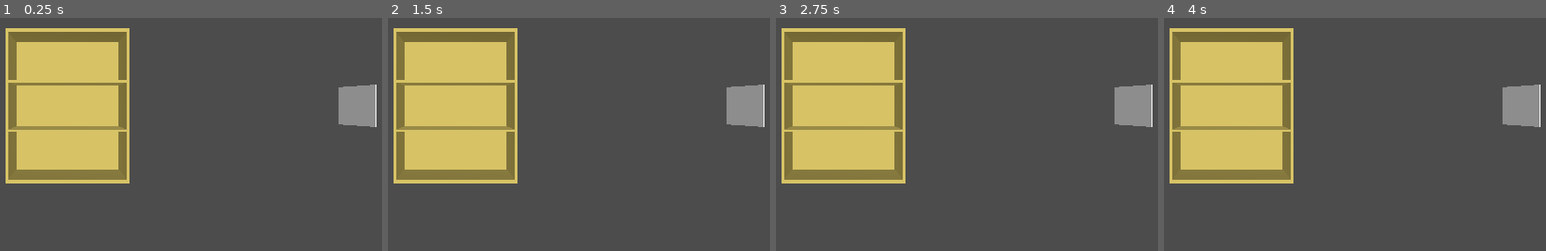
Above: before the commit, frames 1-4 (left to right).
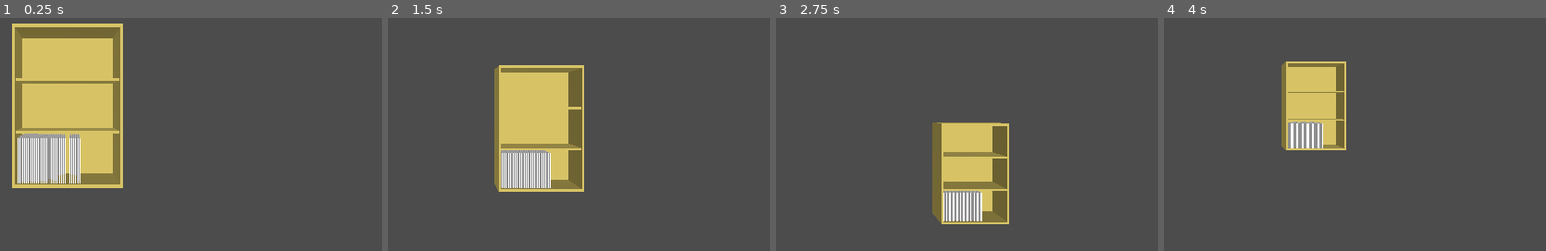
Above: after the commit, the same moments.

Repository: andrew-wilkes/vinyl
Game: Godot game, scene res://scenes/Music.tscn
Same seed, same stepped clock (60 frames per second), same inputs: the game is played once before the commit and once after it. This scene is started directly instead of the project's main scene.
Inputs:
- Up to frame 1 (0.25 s): no input
- Up to frame 2 (1.5 s): tap Enter at 0.5 s; hold D 0.53-1.28 s; hold Z 0.53-1.28 s; tap X at 0.8, 1.35 s; hold S from 1.28 s (still down)
- Up to frame 3 (2.75 s): tap Z at 1.55 s; release S at 2.03 s; hold D from 2.03 s (still down); hold Z from 2.03 s (still down); tap X at 2.3 s
- Up to frame 4 (4 s): release D at 2.78 s; release Z at 2.78 s; hold W 2.78-3.53 s; tap X at 2.85, 3.8 s; tap Z at 3.05 s; hold A from 3.53 s (still down); hold Z from 3.53 s (still down)

The runs differ from the first frame. In frame 1, 12% of the frame differs, in the area x 1-99%, y 2-74%; in frame 2, 32%; in frame 3, 32%, in the area x 1-99%, y 4-89%; in frame 4, 28%.

Commit message:
Improve camera controls

Diff:
--- a/src/scenes/Music.gd
+++ b/src/scenes/Music.gd
@@ -10,10 +10,10 @@
 const thick_wood = 0.024
 const shelf_depth = 0.32
 const outer_depth = 0.34
-const vspace = 0.32
+const vspace = 0.34
 const record_thickness = 0.006
 const record_size = 0.31
-const record_gap = 0.002
+const record_gap = 0.008
 
 onready var wood = $Shelves/Wood
 onready var lp = $LP
@@ -24,7 +24,14 @@
 var y_spacing
 
 func _ready():
-	build_shelves(100, 3)
+	build_shelves(50, 3)
+	lp.translation = get_record_position(0, 0)
+	var x = lp.translation.x
+	for n in 30:
+		x += record_gap + record_thickness
+		var lp2 = lp.duplicate()
+		lp2.translation.x = x
+		add_child(lp2)
 
 
 func calc_cabinet_width(x_capacity):
@@ -38,7 +45,7 @@
 
 
 func get_record_position(x: int, y: int):
-	return Vector3((xoff + x) * x_spacing, (yoff + y) * y_spacing + record_size / 2, record_size / 2)
+	return Vector3((xoff + x) * x_spacing, (yoff + y) * y_spacing - (vspace - record_size) / 2, record_size / 2)
 
 
 func build_shelves(x_capacity: int, y_capacity: int):
--- a/src/scenes/Music.tscn
+++ b/src/scenes/Music.tscn
@@ -12,14 +12,18 @@
 [node name="OrbitCamera" type="Spatial" parent="."]
 script = ExtResource( 3 )
 
-[node name="Camera" type="Camera" parent="OrbitCamera"]
+[node name="YAxis" type="Spatial" parent="OrbitCamera"]
+
+[node name="XAxis" type="Spatial" parent="OrbitCamera/YAxis"]
+
+[node name="Camera" type="Camera" parent="OrbitCamera/YAxis/XAxis"]
 transform = Transform( 1, 0, 0, 0, 1, 0, 0, 0, 1, 0, 0, 2.4168 )
 current = true
 
-[node name="DirectionalLight" type="DirectionalLight" parent="OrbitCamera"]
+[node name="DirectionalLight" type="DirectionalLight" parent="OrbitCamera/YAxis/XAxis"]
 transform = Transform( 0.957284, 0.112068, -0.266548, 0, 0.921836, 0.38758, 0.289149, -0.371024, 0.882459, -15.9675, 0, 0.28694 )
 
-[node name="DirectionalLight2" type="DirectionalLight" parent="OrbitCamera"]
+[node name="DirectionalLight2" type="DirectionalLight" parent="OrbitCamera/YAxis/XAxis"]
 transform = Transform( 0.952108, -0.118507, 0.281862, 0.187808, 0.954108, -0.233252, -0.241285, 0.275018, 0.93067, 10.0511, 0, 0.28694 )
 
 [node name="LP" type="CSGBox" parent="."]
--- a/src/scenes/OrbitCamera.gd
+++ b/src/scenes/OrbitCamera.gd
@@ -2,10 +2,22 @@
 
 func _process(delta):
 	if (Input.is_key_pressed(KEY_LEFT)):
-		rotate_y(delta)
+		$YAxis.rotate_y(delta)
 	if (Input.is_key_pressed(KEY_RIGHT)):
-		rotate_y(-delta)
+		$YAxis.rotate_y(-delta)
 	if (Input.is_key_pressed(KEY_UP)):
-		rotate_x(delta)
+		$YAxis/XAxis.rotate_x(delta)
 	if (Input.is_key_pressed(KEY_DOWN)):
-		rotate_x(-delta)
+		$YAxis/XAxis.rotate_x(-delta)
+	if (Input.is_key_pressed(KEY_Z)):
+		$YAxis/XAxis/Camera.translation.z += delta
+	if (Input.is_key_pressed(KEY_X)):
+		$YAxis/XAxis/Camera.translation.z -= delta
+	if (Input.is_key_pressed(KEY_W)):
+		$YAxis/XAxis/Camera.translation.y -= delta
+	if (Input.is_key_pressed(KEY_A)):
+		$YAxis/XAxis/Camera.translation.x += delta
+	if (Input.is_key_pressed(KEY_S)):
+		$YAxis/XAxis/Camera.translation.y += delta
+	if (Input.is_key_pressed(KEY_D)):
+		$YAxis/XAxis/Camera.translation.x -= delta
